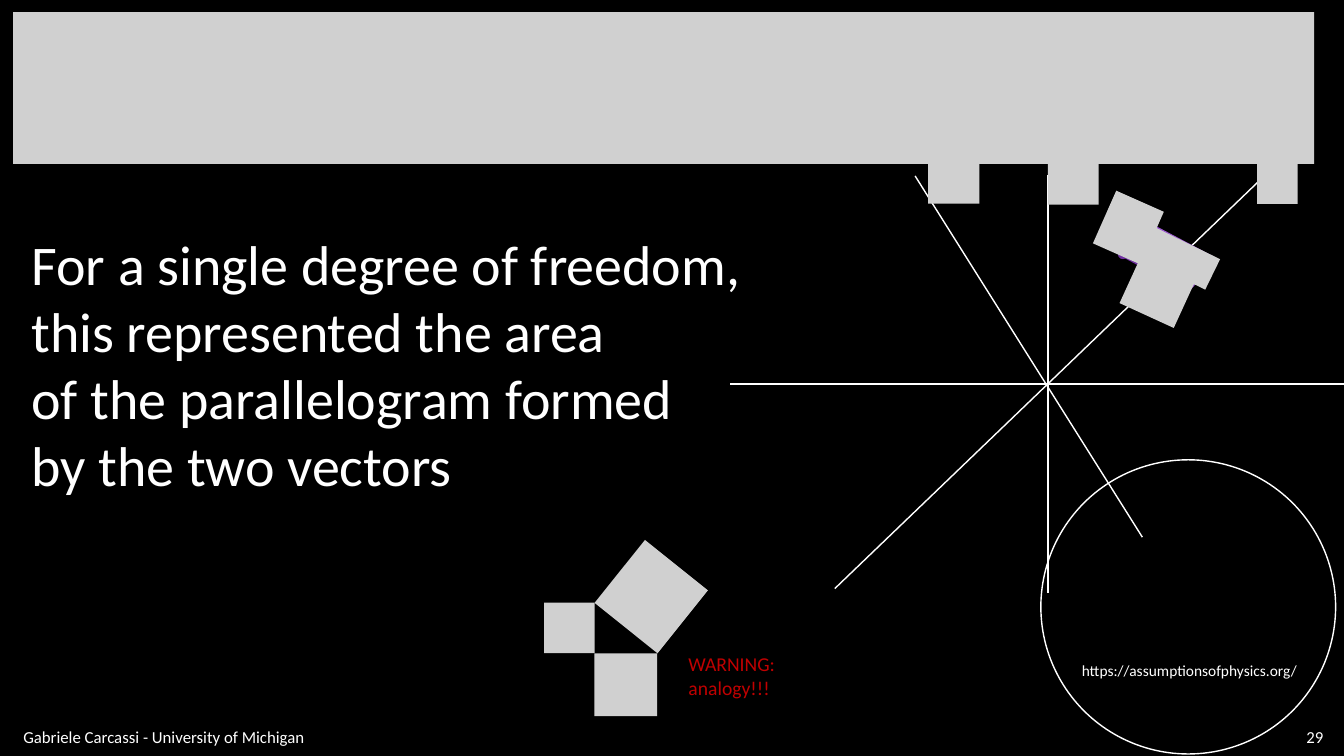
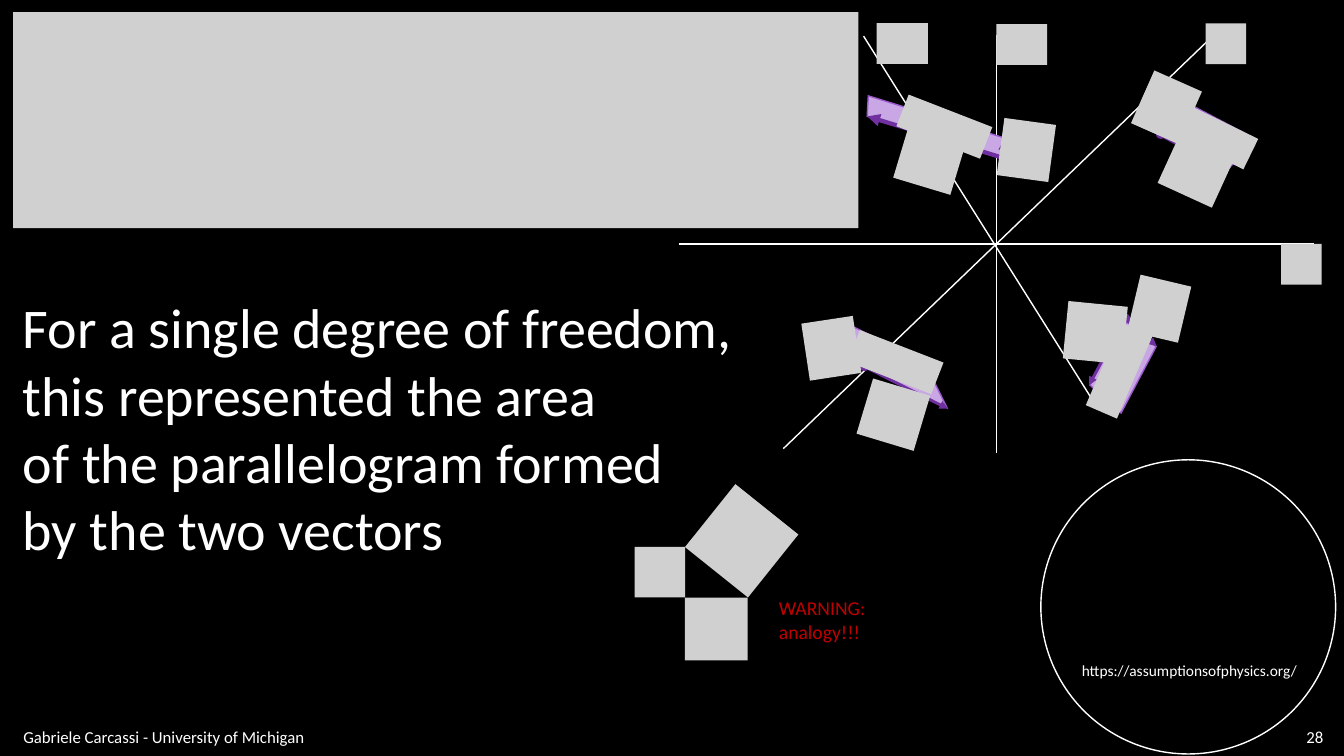
Before and after one commit to assumptionsofphysics/slides, a slide deck: slide 28 of BookCompanions-v2/RP-Class-4.pptx (slide 29 before the commit). Drawn at 1344x756 pixels with LibreOffice and Linux fonts; fonts in the diff are those of the drawing; grey boxes stand for pictures; background and template pictures are left out. Boxes give left, top, right and bottom in pixels: in the first picture for what was removed or moved away, otherwise in the second. Text is boxed around its words. In the diff, an @@ line names an element or a change of style, - is before the commit and + after.

```diff
--- a/BookCompanions-v2/RP-Class-4.pptx
+++ b/BookCompanions-v2/RP-Class-4.pptx
@@ picture resized from (x1=13, y1=12, x2=1315, y2=164) to (x1=13, y1=12, x2=859, y2=228) @@
@@ picture moved from (x1=1049, y1=164, x2=1099, y2=205) to (x1=996, y1=24, x2=1047, y2=65) @@
@@ 2 pictures, 2 lines moved together from (x1=835, y1=163, x2=1298, y2=589) to (x1=783, y1=23, x2=1246, y2=449) @@
@@ line moved from (1049, 174) - (1049, 593) to (996, 35) - (996, 453) @@
@@ picture moved from (x1=1094, y1=190, x2=1165, y2=264) to (x1=1131, y1=70, x2=1202, y2=144) @@
@@ group added at (x1=862, y1=95, x2=1056, y2=195): 3 pictures, 1 parallelogram, 1 arrow, 1 ellipse @@
@@ 2 pictures, 2 arrows, 1 parallelogram, 1 ellipse moved together from (x1=1119, y1=220, x2=1221, y2=327) to (x1=1157, y1=100, x2=1258, y2=207) @@
@@ line moved from (730, 384) - (1344, 384) to (679, 244) - (1315, 244) @@
@@ picture added at (x1=1281, y1=244, x2=1322, y2=284) @@
@@ text "For a single degree of ..." moved from (x1=31, y1=246, x2=740, y2=495) to (x1=23, y1=309, x2=731, y2=559) @@
@@ picture added at (x1=1127, y1=275, x2=1192, y2=343) @@
@@ picture added at (x1=1063, y1=301, x2=1128, y2=364) @@
@@ picture added at (x1=1086, y1=323, x2=1153, y2=419) @@
@@ group added at (x1=1086, y1=315, x2=1161, y2=413): 2 arrows, 1 parallelogram, 1 ellipse @@
@@ group added at (x1=802, y1=316, x2=948, y2=451): 3 pictures, 2 arrows, 1 freeform shape, 1 ellipse @@
@@ 3 pictures, 1 text moved together from (x1=544, y1=540, x2=774, y2=716) to (x1=635, y1=485, x2=865, y2=660) @@
@@ page number at (x1=1306, y1=731, x2=1323, y2=743): text changed @@
-29
+28
```
Also in this commit, not shown: 17 other slides changed, 24 slides added.
